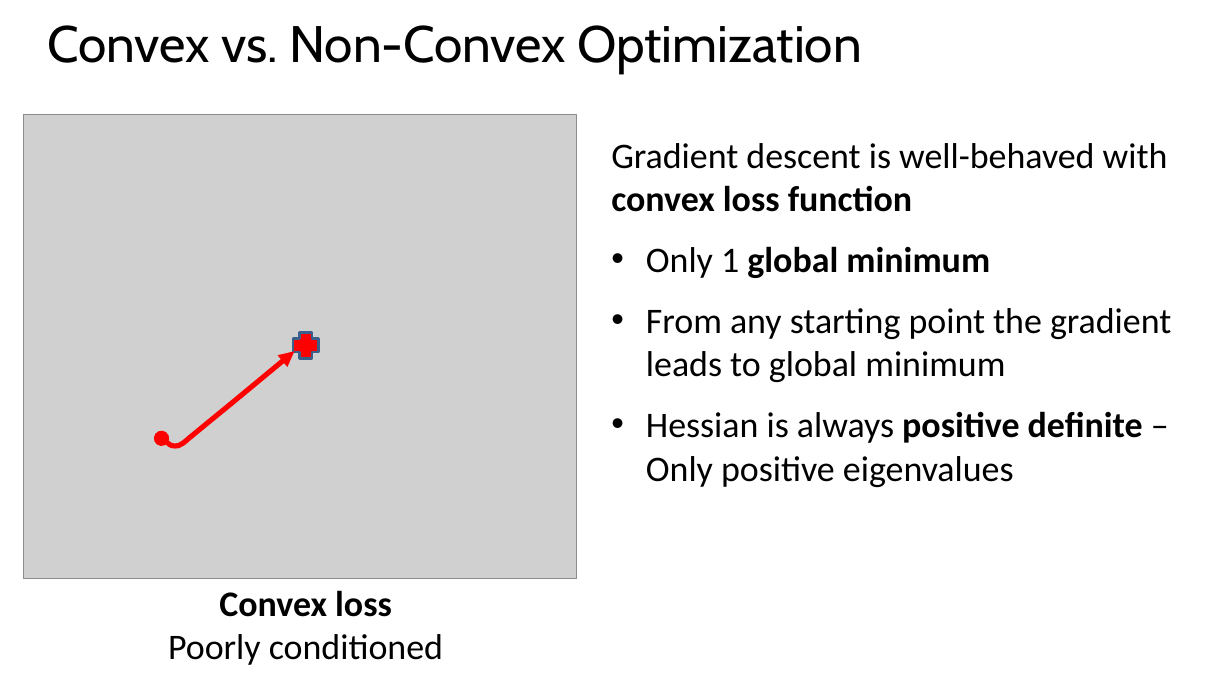
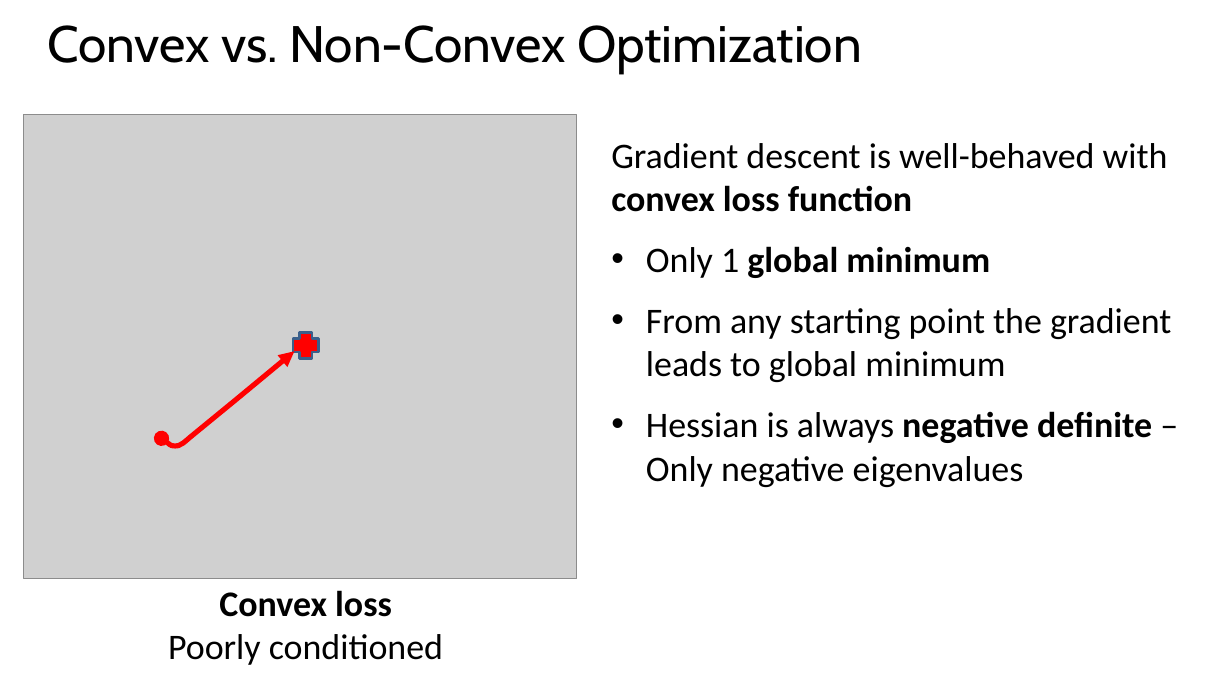
Before and after one commit to StephenElston/CSCI-E25, a slide deck: slide 25 of SuplementaryMaterial/RegularizatioinAndOptimization.pptx. Drawn at 1232x693 pixels with LibreOffice and Linux fonts; fonts in the diff are those of the drawing; grey boxes stand for pictures. Boxes give left, top, right and bottom in pixels: in the first picture for what was removed or moved away, otherwise in the second. Text is boxed around its words. In the diff, an @@ line names an element or a change of style, - is before the commit and + after.

```diff
--- a/SuplementaryMaterial/RegularizatioinAndOptimization.pptx
+++ b/SuplementaryMaterial/RegularizatioinAndOptimization.pptx
@@ text at (646,411,1152,487): text changed @@
-• Hessian is always positive definite – Only positive eigenvalues
+• Hessian is always negative definite – Only negative eigenvalues
```
Also in this commit, not shown: 1 other slide changed.
